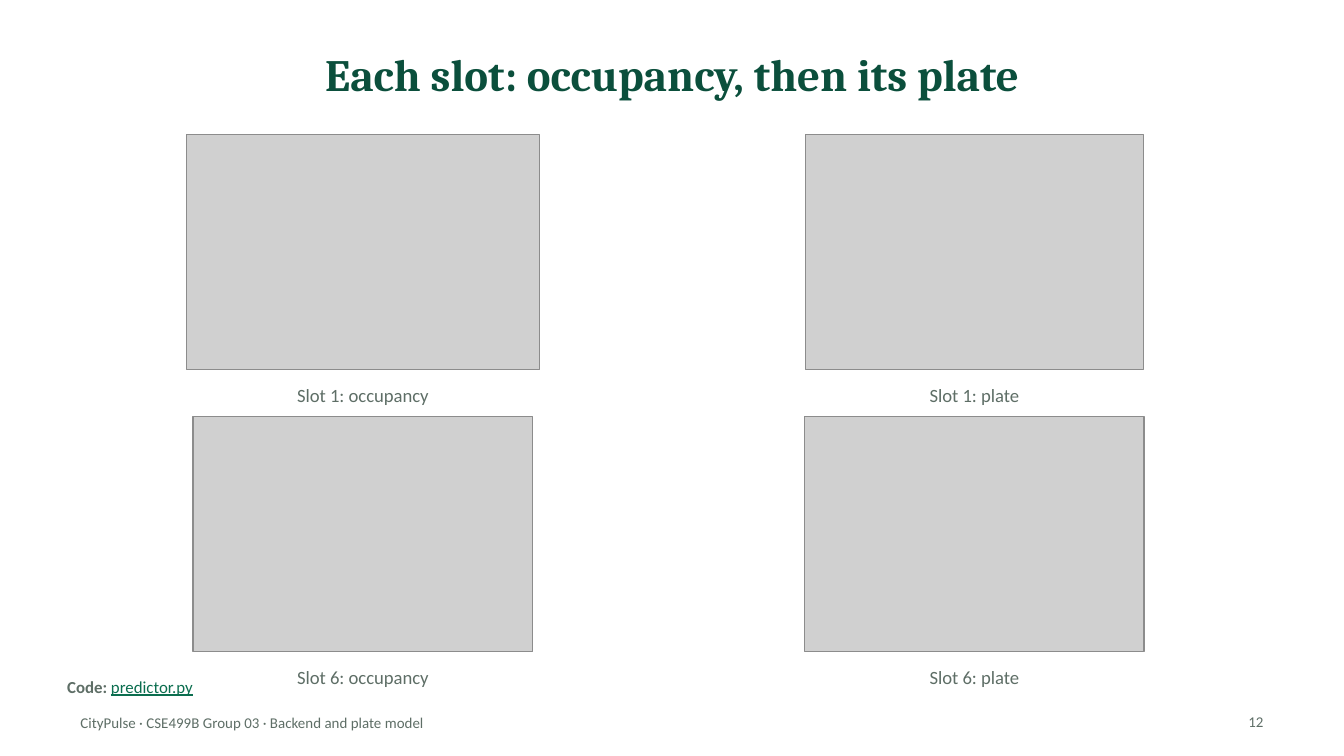
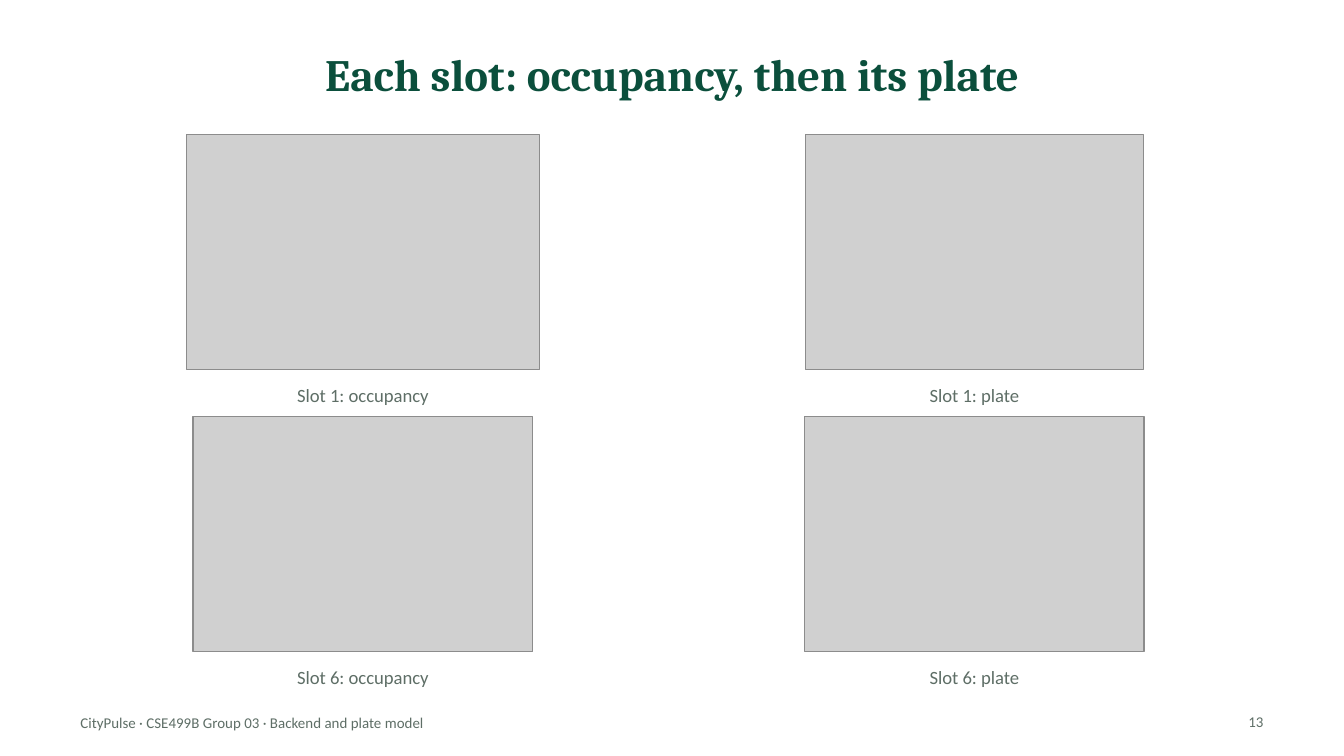
Before and after one commit to rahad-dll/499, a slide deck: slide 13 of applications/web/backend/docs/backend-ai-progress-slides.pptx (slide 12 before the commit). Drawn at 1344x756 pixels with LibreOffice and Linux fonts; fonts in the diff are those of the drawing; grey boxes stand for pictures. Boxes give left, top, right and bottom in pixels: in the first picture for what was removed or moved away, otherwise in the second. Text is boxed around its words. In the diff, an @@ line names an element or a change of style, - is before the commit and + after.

```diff
--- a/applications/web/backend/docs/backend-ai-progress-slides.pptx
+++ b/applications/web/backend/docs/backend-ai-progress-slides.pptx
@@ text removed at <box>67,681,193,696</box> @@
-Code: predictor.py
@@ page number at <box>1248,717,1263,727</box>: text changed @@
-12
+13
```
Also in this commit, not shown: 4 other slides changed, 1 slide added, 10 other files.
